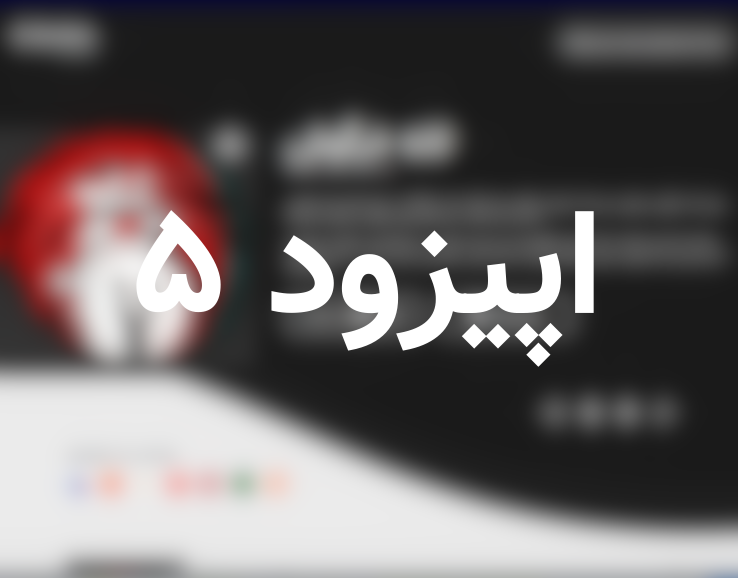
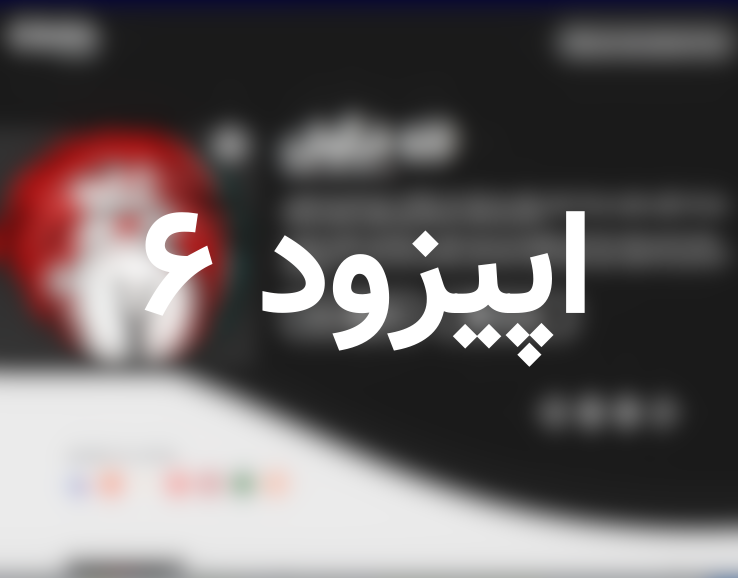
Layers edited between the first and the second w=738, h=578 image:
renamed "اپیزود 5" to "اپیزود 6", painted on it over (136, 210, 594, 367)
